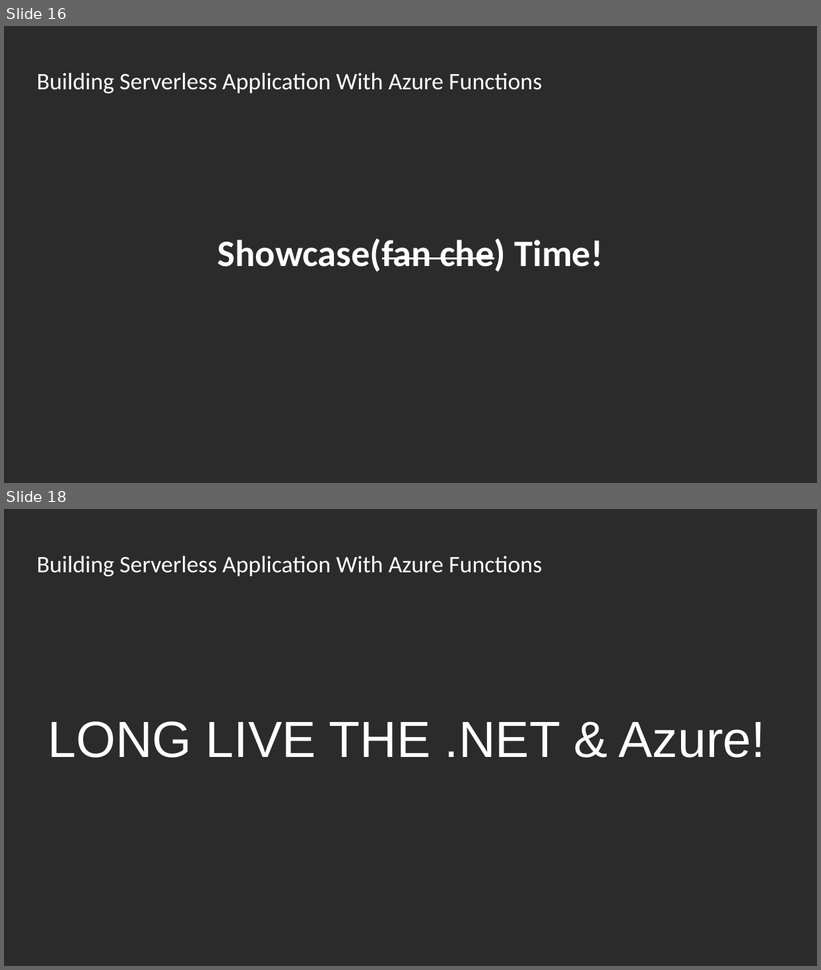
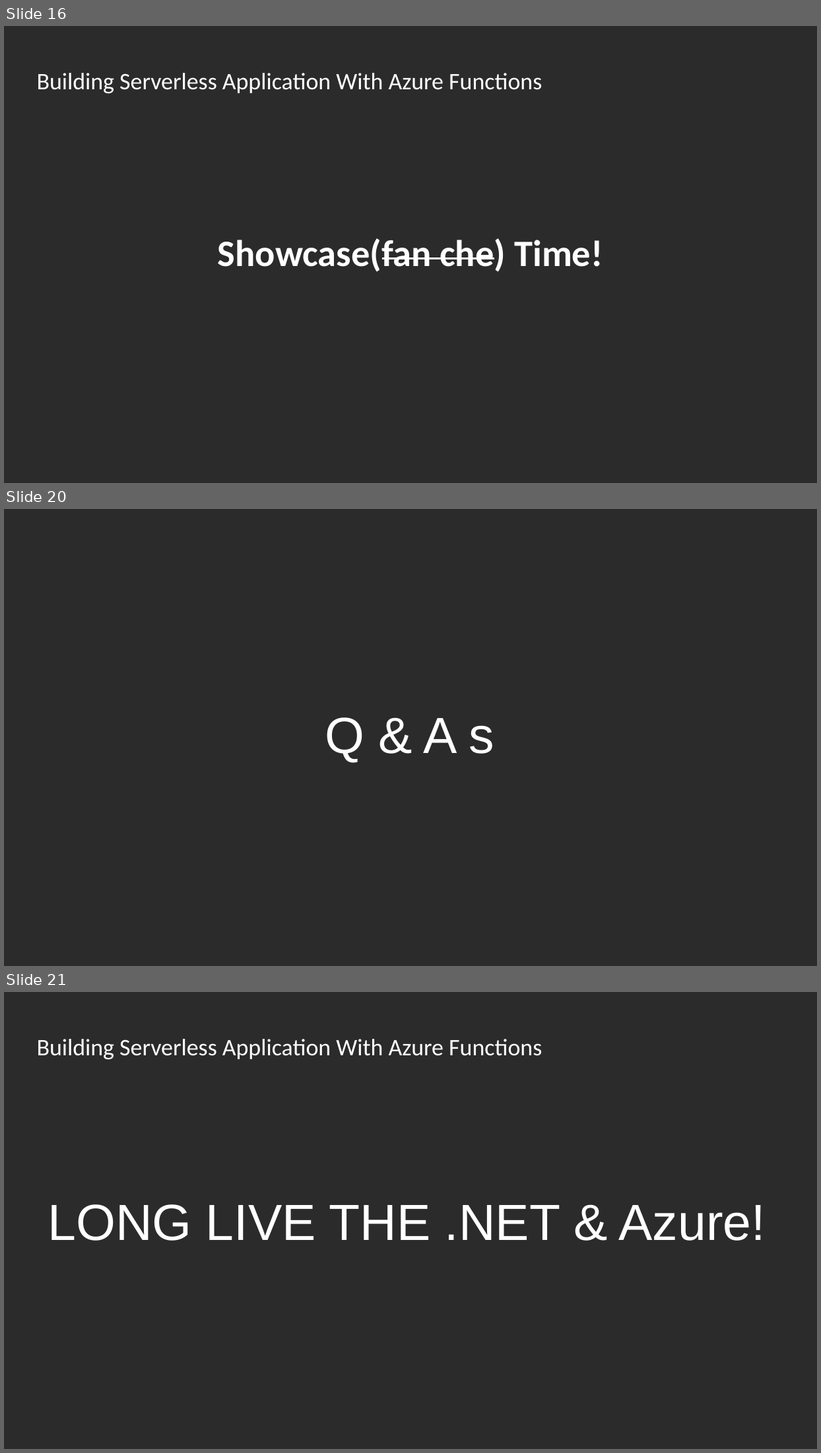
Before and after one commit to Asinta/ServerlessApp_NetconfChina2020, a slide deck: Building Serverless Application With Azure Functions - Li Yu - NetConfChina2020.pptx. Shown one above the other, each under a label of ours: slides 16 and 18 before the commit, slides 16, 20 and 21 after it; the slides between them are not shown. The pictures are 821x970 and 821x1453 pixels, drawn with LibreOffice and Linux fonts; fonts in the diff are those of the drawing; background and template pictures are left out; a plain dark background stands for a picture behind light text. Boxes give left, top, right and bottom in pixels: in the first picture for what was removed or moved away, otherwise in the second. Text is boxed around its words. In the diff, an @@ line names an element or a change of style, - is before the commit and + after.

```diff
--- a/Building Serverless Application With Azure Functions - Li Yu - NetConfChina2020.pptx
+++ b/Building Serverless Application With Azure Functions - Li Yu - NetConfChina2020.pptx
@@ slide 20 added at (4,509,817,966), background picture (left out) @@
@@ text added at (325,718,494,762), 60 pt, text #FFFFFF @@
+Q & A s
@@ what was slide 18 is now slide 21 @@
```
Also in this commit, not shown: 4 slides changed, 9 other slides added, 7 slides removed.
